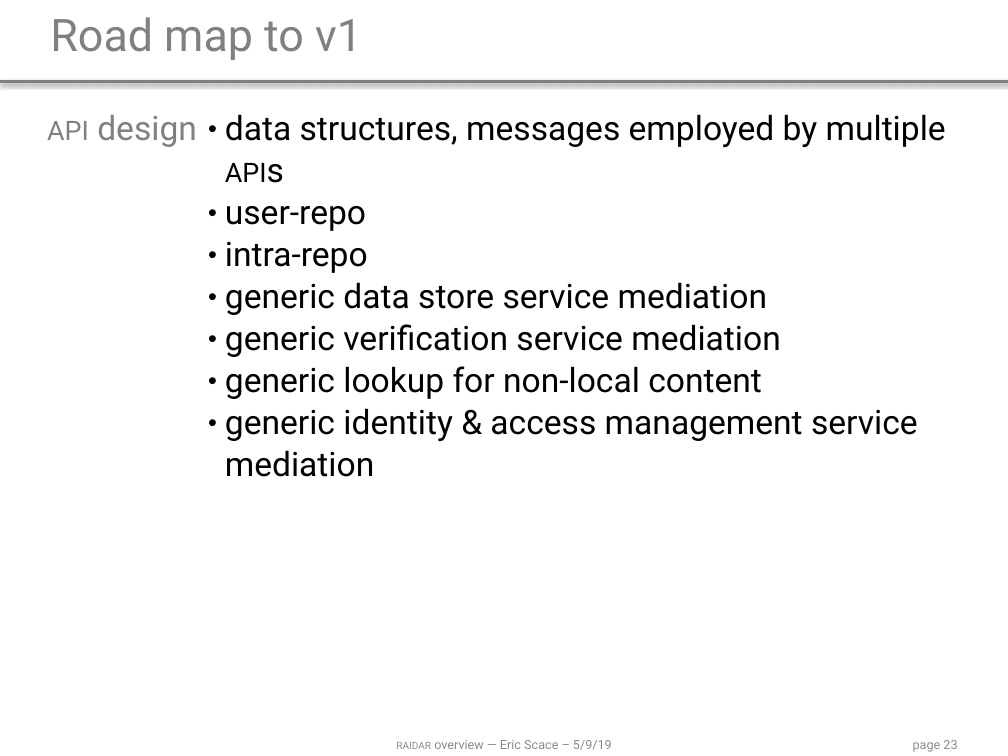
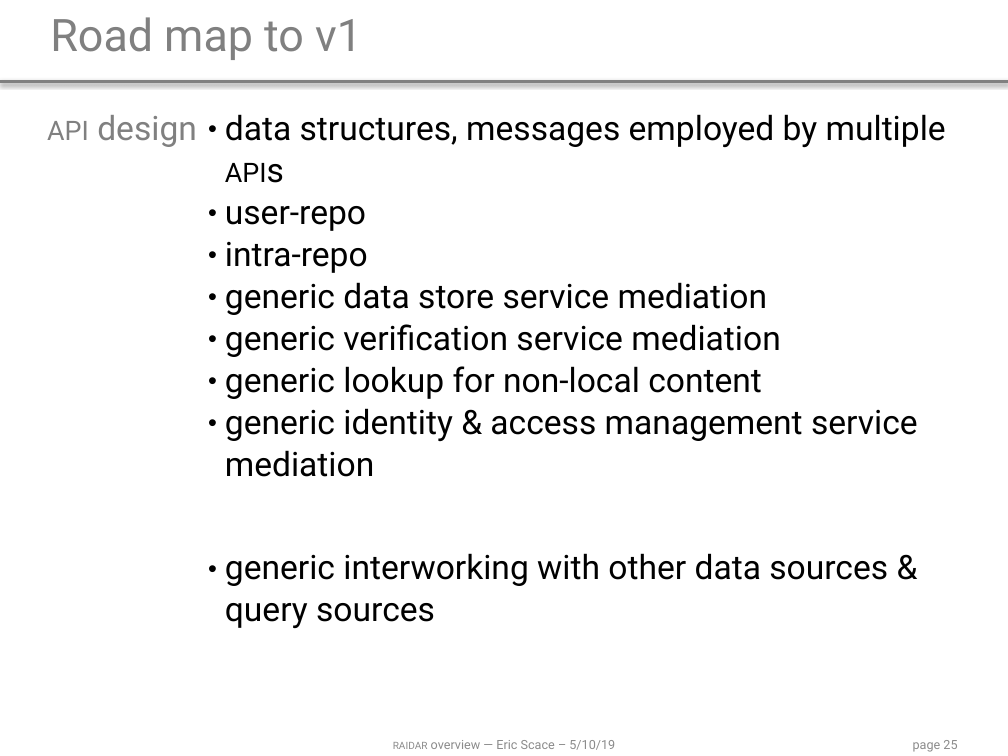
Before and after one commit to ldnovak/RAIDAR, a slide deck: slide 25 of docs/2019 05 10 presentation/2019 05 10 overview.pptx (slide 23 before the commit). Drawn at 1008x756 pixels with LibreOffice and Linux fonts; fonts in the diff are those of the drawing. Boxes give left, top, right and bottom in pixels: in the first picture for what was removed or moved away, otherwise in the second. Text is boxed around its words. In the diff, an @@ line names an element or a change of style, - is before the commit and + after.

```diff
--- a/docs/2019 05 10 presentation/2019 05 10 overview.pptx
+++ b/docs/2019 05 10 presentation/2019 05 10 overview.pptx
@@ table at [0,101,1008,632] @@
-row 3, column 2: 
+row 3, column 2: generic interworking with other data sources & query sources
@@ text at [393,740,615,750]: text changed @@
-raidar overview — Eric Scace – 5/9/19
+raidar overview — Eric Scace – 5/10/19
@@ page number at [913,740,957,752]: text changed @@
-page 23
+page 25
```
Also in this commit, not shown: 25 other slides changed, 2 slides added, 1 other file.
